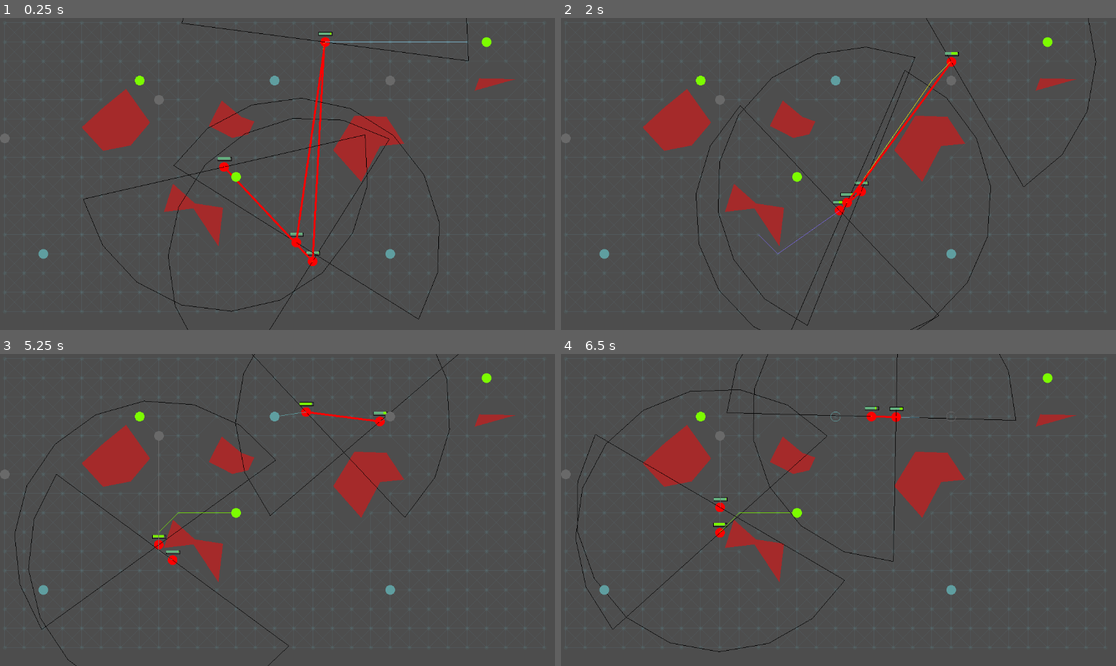
Above: before the commit, frames 1-4 (two rows, left to right).
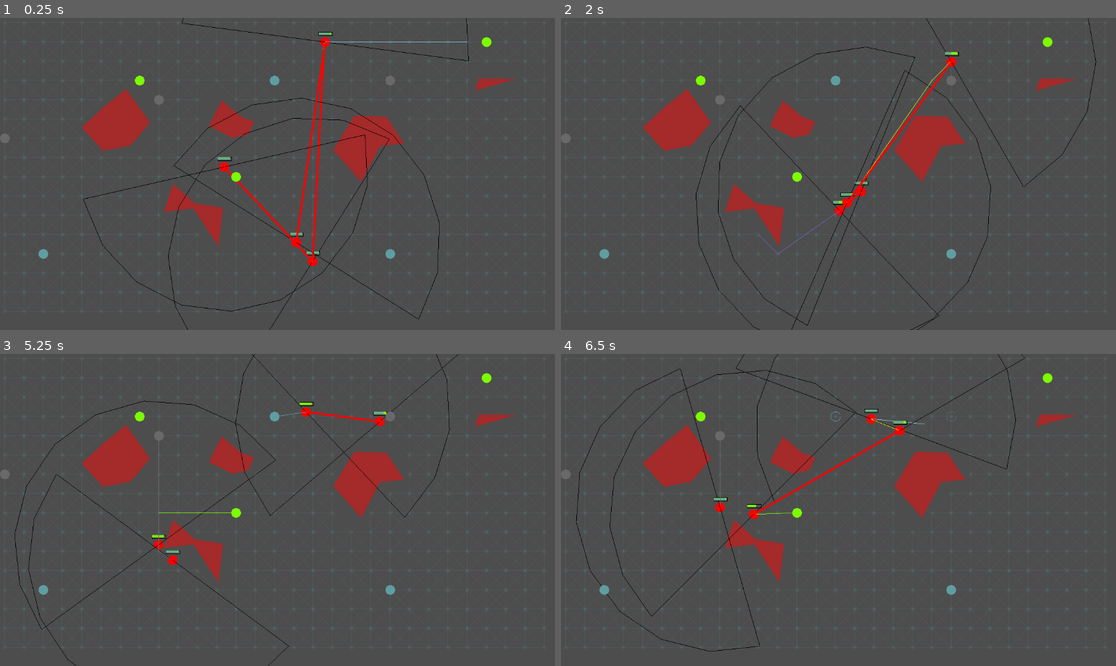
Above: after the commit, the same moments.

Repository: MagnusLucas/ai_2_tps
Game: Godot game, scene res://main.tscn
Two runs of this game, one before a commit and one after it. Both use one fixed random seed, a clock stepped at 60 frames per second and the inputs below.
Inputs (mouse positions are in pixels of both pictures, inside the frame that each line leads up to):
- Up to frame 1 (0.25 s): no input
- Up to frame 2 (2 s): move the mouse to (960, 158) at 0.52 s; click (960, 158) at 0.67 s; move the mouse to (727, 189) at 1.27 s; click (727, 189) at 1.42 s
- Up to frame 3 (5.25 s): move the mouse to (333, 441) at 2.02 s; click (333, 441) at 2.17 s; move the mouse to (249, 572) at 2.77 s; click (249, 572) at 2.92 s; move the mouse to (444, 556) at 3.52 s; click (444, 556) at 3.67 s; move the mouse to (111, 463) at 4.27 s; click (111, 463) at 4.42 s; move the mouse to (305, 510) at 5.02 s; click (305, 510) at 5.17 s
- Up to frame 4 (6.5 s): move the mouse to (755, 432) at 5.77 s; click (755, 432) at 5.92 s

The runs differ from the first frame. In frame 2, 0.1% of the frame differs, in the area x 24-78%, y 9-100%; in frame 3, less than 0.1%; in frame 4, 2.2%, in the area x 2-84%, y 0-96%.

Commit message:
before flood fill

Diff:
--- a/graph/MyGraph.gd
+++ b/graph/MyGraph.gd
@@ -170,7 +170,7 @@
 				Vector2(x + ACCURACY, y - ACCURACY),
 				Vector2(x - ACCURACY, y)]:
 					if (nodes.has(other_node_position) and
-					MyGraphEdge.doesnt_intersect_obstacle(node.position, other_node_position, obstacles)):
+					can_smooth(node.position, other_node_position)):
 						# the second part in if is needed to not create paths going through obstacles
 						# just because there is a node on the other side of the obstacle
 						var other_node = nodes[other_node_position]
